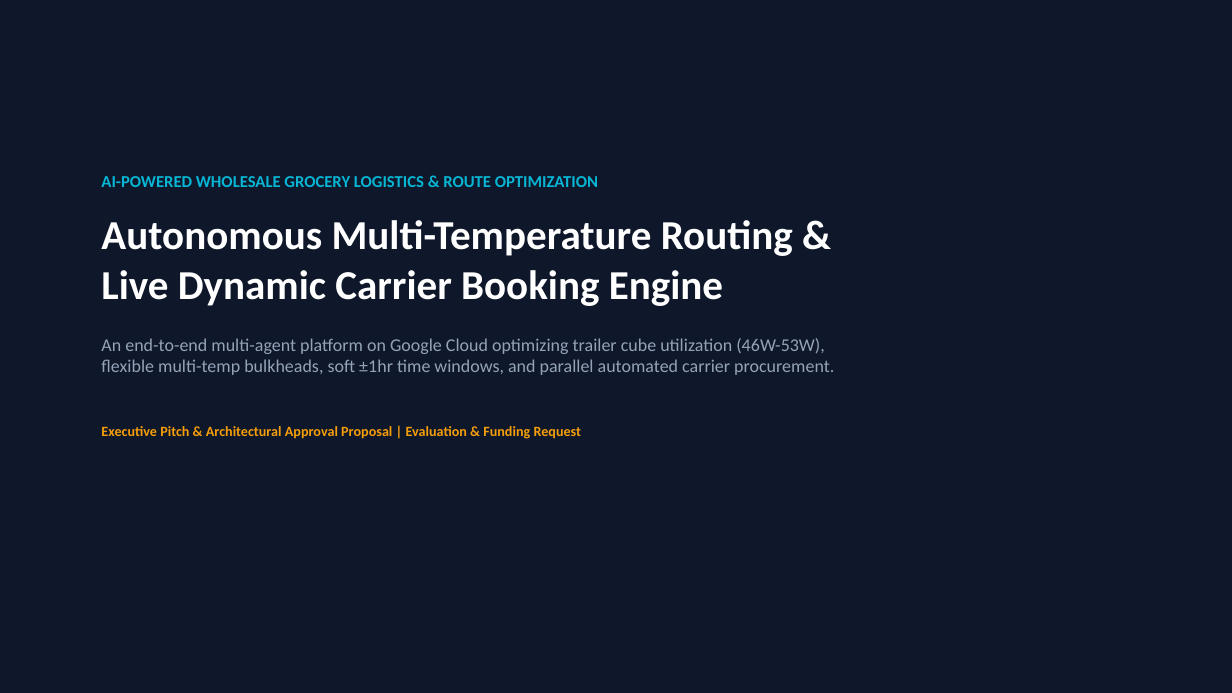
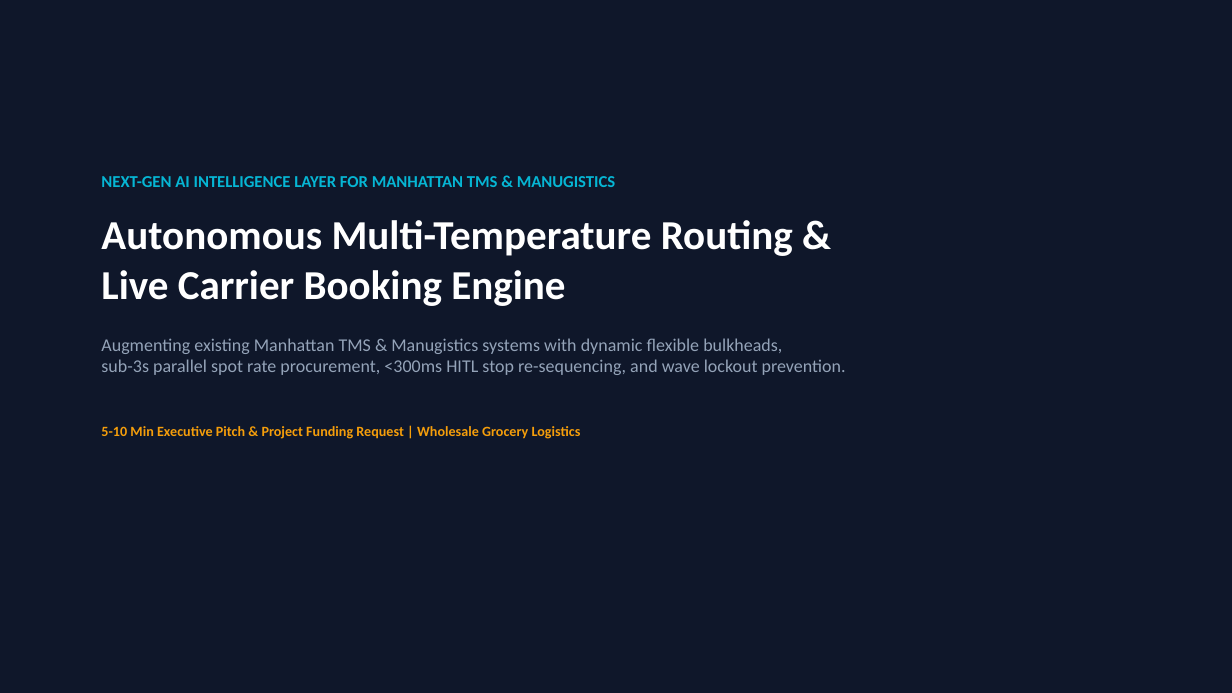
Before and after one commit to goyalpushkar/agentic-route-optimization, a slide deck: slide 1 of Wholesale_Grocery_Route_Optimization_Executive_Deck.pptx. Drawn at 1232x693 pixels with LibreOffice and Linux fonts; fonts in the diff are those of the drawing. Boxes give left, top, right and bottom in pixels: in the first picture for what was removed or moved away, otherwise in the second. Text is boxed around its words. In the diff, an @@ line names an element or a change of style, - is before the commit and + after.

```diff
--- a/Wholesale_Grocery_Route_Optimization_Executive_Deck.pptx
+++ b/Wholesale_Grocery_Route_Optimization_Executive_Deck.pptx
@@ text at box(101, 176, 846, 439): text changed @@
-AI-POWERED WHOLESALE GROCERY LOGISTICS & ROUTE OPTIMIZATION
-Autonomous Multi-Temperature Routing &
-Live Dynamic Carrier Booking Engine
-An end-to-end multi-agent platform on Google Cloud optimizing trailer cube utilization (46W-53W),
-flexible multi-temp bulkheads, soft ±1hr time windows, and parallel automated carrier procurement.
-Executive Pitch & Architectural Approval Proposal | Evaluation & Funding Request
+NEXT-GEN AI INTELLIGENCE LAYER FOR MANHATTAN TMS & MANUGISTICS
+Autonomous Multi-Temperature Routing &
+Live Carrier Booking Engine
+Augmenting existing Manhattan TMS & Manugistics systems with dynamic flexible bulkheads,
+sub-3s parallel spot rate procurement, <300ms HITL stop re-sequencing, and wave lockout prevention.
+5-10 Min Executive Pitch & Project Funding Request | Wholesale Grocery Logistics
```
Also in this commit, not shown: 3 other slides changed, 4 slides added, 7 slides removed, 22 other files.
